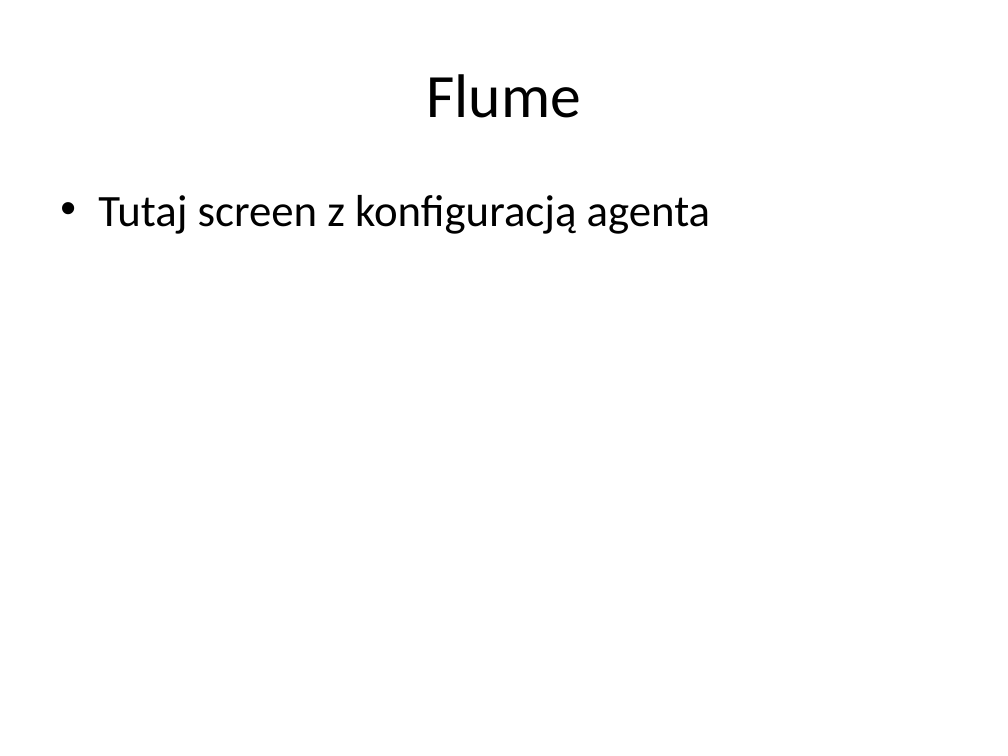
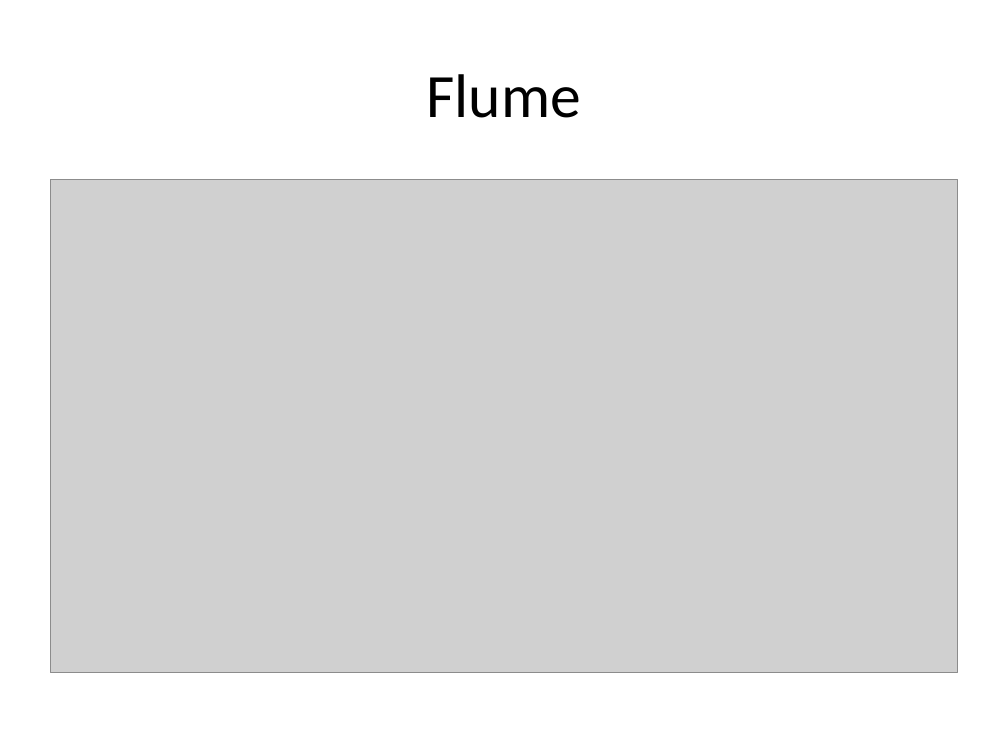
Before and after one commit to anyanyany/DataScience, a slide deck: slide 6 of PozyskiwanieDanych/prezentacja szablon.pptx. Drawn at 1008x756 pixels with LibreOffice and Linux fonts; fonts in the diff are those of the drawing; grey boxes stand for pictures. Boxes give left, top, right and bottom in pixels: in the first picture for what was removed or moved away, otherwise in the second. Text is boxed around its words. In the diff, an @@ line names an element or a change of style, - is before the commit and + after.

```diff
--- a/PozyskiwanieDanych/prezentacja szablon.pptx
+++ b/PozyskiwanieDanych/prezentacja szablon.pptx
@@ picture added at (x1=50, y1=179, x2=958, y2=673) @@
@@ text removed at (x1=98, y1=195, x2=711, y2=234) @@
-• Tutaj screen z konfiguracją agenta
```
Also in this commit, not shown: 2 other slides changed.
